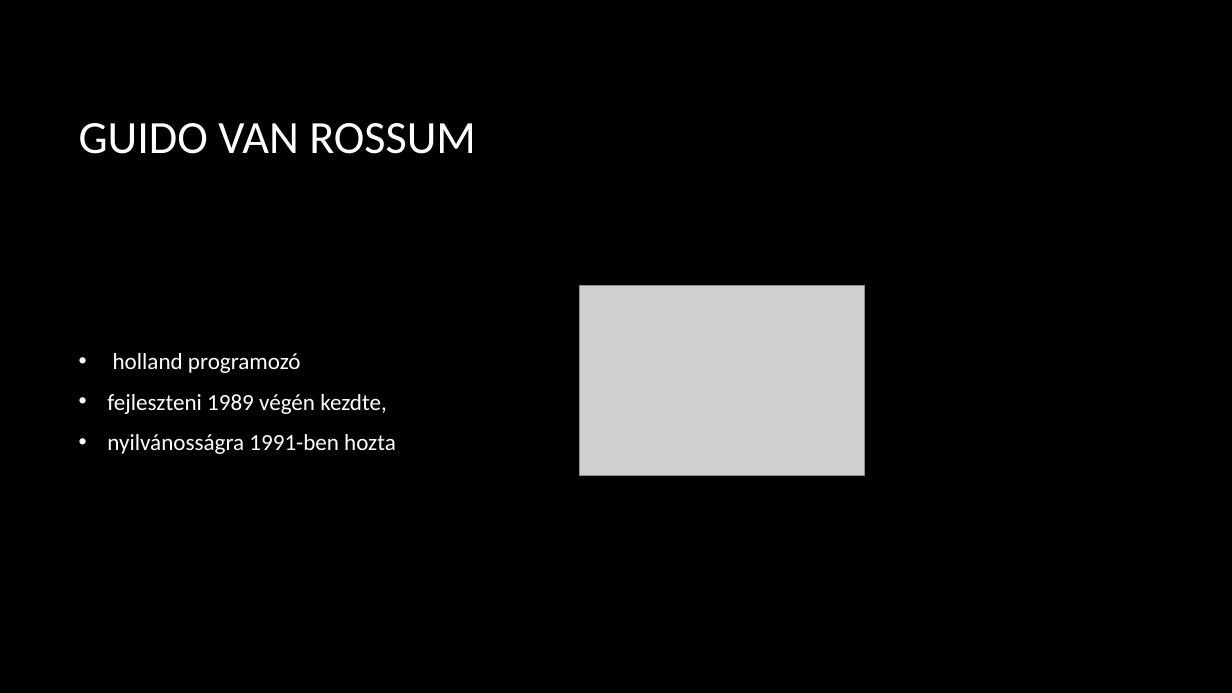
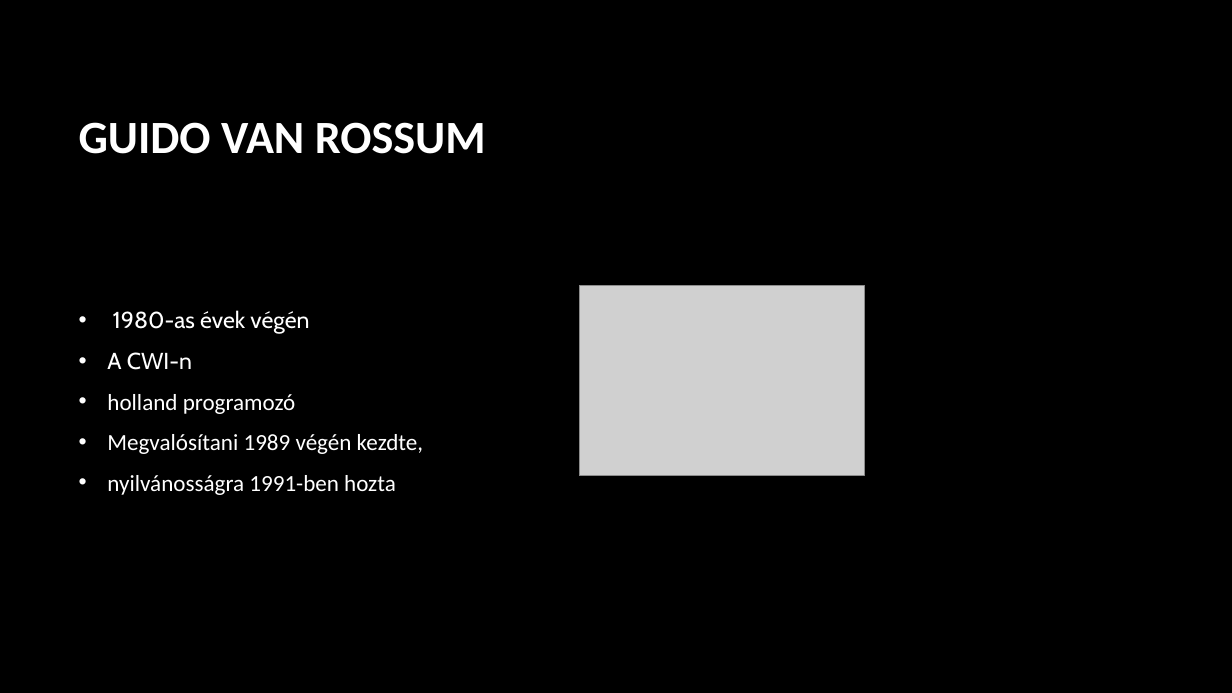
Before and after one commit to Andor1298/ikt-ppt, a slide deck: slide 2 of Python.pptx. Drawn at 1232x693 pixels with LibreOffice and Linux fonts; fonts in the diff are those of the drawing; grey boxes stand for pictures; background and template pictures are left out. Boxes give left, top, right and bottom in pixels: in the first picture for what was removed or moved away, otherwise in the second. Text is boxed around its words. In the diff, an @@ line names an element or a change of style, - is before the commit and + after.

```diff
--- a/Python.pptx
+++ b/Python.pptx
@@ title "GUIDO VAN ROSSUM" at [79, 122, 486, 154]: bold on @@
@@ text at [107, 310, 309, 370]: paragraphs added @@
+• 1980-as évek végén
+• A CWI-n
@@ text at [107, 434, 423, 454]: text changed @@
-• fejleszteni 1989 végén kezdte,
+• Megvalósítani 1989 végén kezdte,
```
Also in this commit, not shown: 4 other slides changed, 3 slides added, 2 slides removed.
